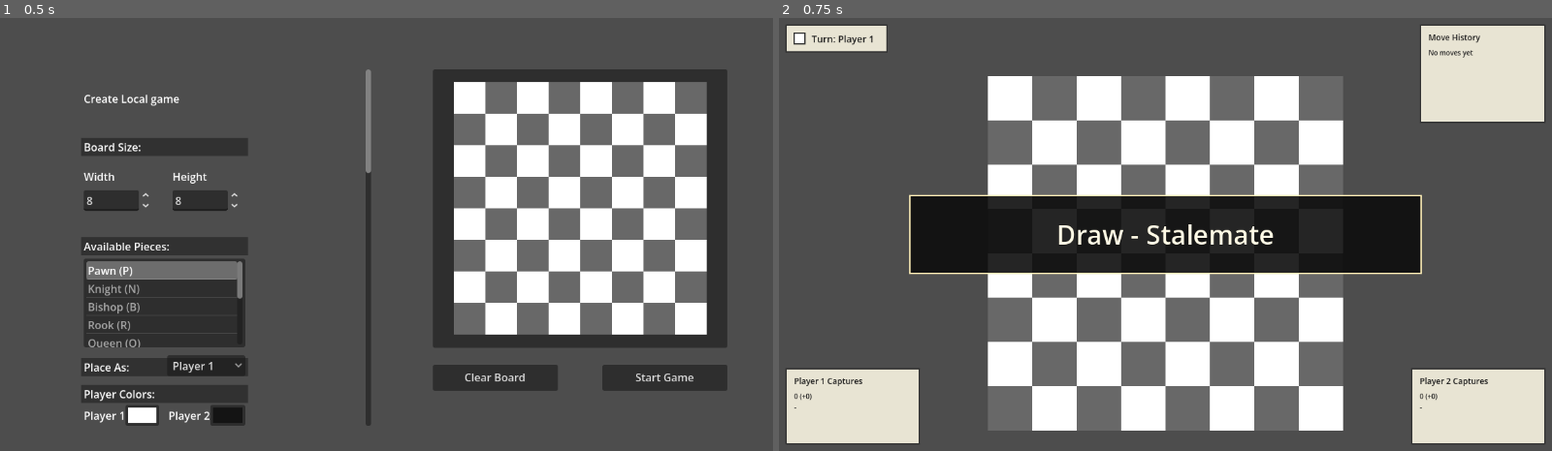
Above: before the commit, frames 1-2 (left to right).
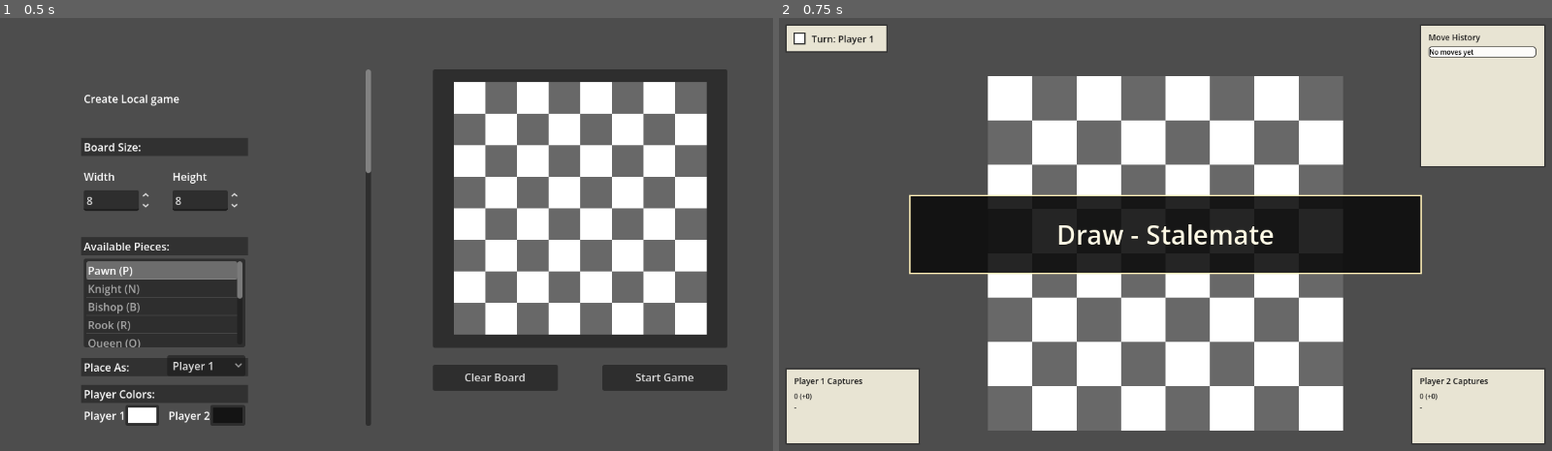
Above: after the commit, the same moments.

Repository: LeoHolman/chesslike
Game: Godot game, scene res://Scenes/LocalGameMenu.tscn
Same seed, same stepped clock (60 frames per second), same inputs: the game is played once before the commit and once after it.
Inputs:
- Up to frame 1 (0.5 s): no input
- Up to frame 2 (0.75 s): click "Start Game" at 0.5 s

Frame 1 is identical in both runs. In frame 2, 2.1% of the frame differs, in the area x 82-100%, y 6-35%.

Commit message:
style: recolor move history and visual tweaks

Diff:
--- a/Scripts/local_game.gd
+++ b/Scripts/local_game.gd
@@ -493,11 +493,13 @@
 		TURN_INDICATOR_PADDING
 	)
 	var banner_style = _status_feedback_style(status_message)
+	var background_color: Color = banner_style.get("background", _player_color(current_turn))
+	var text_color = _high_contrast_text_color(background_color)
 
 	var background = ColorRect.new()
 	background.position = panel_position
 	background.size = Vector2(panel_width, panel_height)
-	background.color = banner_style.get("background", Color(0.22, 0.08, 0.08, 0.9))
+	background.color = background_color
 	background.mouse_filter = Control.MOUSE_FILTER_IGNORE
 	add_child(background)
 
@@ -511,31 +513,29 @@
 	feedback_label.autowrap_mode = TextServer.AUTOWRAP_WORD_SMART
 	feedback_label.text = status_message
 	feedback_label.add_theme_font_size_override("font_size", _hud_font_size(0.2, 15, 26))
-	feedback_label.add_theme_color_override("font_color", banner_style.get("text", Color(1.0, 0.96, 0.9, 1.0)))
-	feedback_label.add_theme_constant_override("outline_size", 2)
-	feedback_label.add_theme_color_override("font_outline_color", Color(0.0, 0.0, 0.0, 1.0))
+	feedback_label.add_theme_color_override("font_color", text_color)
+	feedback_label.add_theme_constant_override("outline_size", 0)
 	feedback_label.mouse_filter = Control.MOUSE_FILTER_IGNORE
 	add_child(feedback_label)
 
 func _status_feedback_style(message: String) -> Dictionary:
+	var owner = _status_message_owner(message)
+	var background = _player_color(owner)
+	background.a = 0.92
+	var border = _high_contrast_text_color(background)
+	border.a = 0.95
+	return {
+		"background": background,
+		"border": border
+	}
+
+func _status_message_owner(message: String) -> String:
 	var lower_message = message.to_lower()
-	if lower_message.find("check") != -1:
-		return {
-			"background": Color(0.42, 0.12, 0.08, 0.92),
-			"border": Color(1.0, 0.78, 0.44, 1.0),
-			"text": Color(1.0, 0.95, 0.84, 1.0)
-		}
-	if lower_message.find("limit") != -1 or lower_message.find("blocked") != -1:
-		return {
-			"background": Color(0.46, 0.08, 0.08, 0.92),
-			"border": Color(1.0, 0.62, 0.62, 1.0),
-			"text": Color(1.0, 0.9, 0.9, 1.0)
-		}
-	return {
-		"background": Color(0.08, 0.2, 0.36, 0.9),
-		"border": Color(0.66, 0.84, 1.0, 1.0),
-		"text": Color(0.92, 0.97, 1.0, 1.0)
-	}
+	if lower_message.find("player 2") != -1:
+		return "black"
+	if lower_message.find("player 1") != -1:
+		return "white"
+	return current_turn
 
 
 func _draw_captured_pieces_panels() -> void:
@@ -689,34 +689,100 @@
 	return valid_squares
 
 func _draw_move_history_panel() -> void:
-	var recent_moves: Array[String] = []
+	var history_lines: Array[String] = []
 	if move_history.is_empty():
-		recent_moves.append("No moves yet")
+		history_lines.append("No moves yet")
 	else:
-		var move_lines = 4 if _is_tiny_board() else 6
-		var start_index = max(move_history.size() - move_lines, 0)
-		for index in range(start_index, move_history.size()):
-			recent_moves.append(move_history[index])
-
-	var panel_height = max(tile_size * 2.2, 110.0)
-	if recent_moves.size() > 4:
-		panel_height = max(panel_height, 34.0 + recent_moves.size() * 15.0)
+		for index in range(move_history.size()):
+			history_lines.append("%d. %s" % [index + 1, move_history[index]])
+
 	var viewport_size = get_viewport_rect().size
 	var panel_width = clampf(max(tile_size * 2.8, 180.0), 180.0, max(210.0, min(viewport_size.x * 0.36, 320.0)))
-	panel_height = clampf(panel_height, 95.0, max(120.0, min(viewport_size.y * 0.34, 210.0)))
+	var panel_height = clampf(max(tile_size * 3.2, 180.0), 170.0, max(210.0, min(viewport_size.y * 0.56, 420.0)))
 	if _is_tiny_board():
 		panel_width = clampf(panel_width, 168.0, min(viewport_size.x * 0.30, 240.0))
-		panel_height = clampf(panel_height, 88.0, min(viewport_size.y * 0.26, 150.0))
+		panel_height = clampf(panel_height, 132.0, min(viewport_size.y * 0.42, 260.0))
 	var panel_position = Vector2(
 		viewport_size.x - panel_width - TURN_INDICATOR_PADDING,
 		TURN_INDICATOR_PADDING
 	)
-	_draw_hud_panel(
-		panel_position,
-		Vector2(panel_width, panel_height),
-		"Move History",
-		recent_moves
-	)
+
+	var panel_size = Vector2(panel_width, panel_height)
+	var background = ColorRect.new()
+	background.position = panel_position
+	background.size = panel_size
+	background.color = TURN_INDICATOR_BACKGROUND
+	background.mouse_filter = Control.MOUSE_FILTER_IGNORE
+	add_child(background)
+	add_child(_create_indicator_border(panel_position, panel_size))
+
+	var title_label = Label.new()
+	title_label.position = panel_position + Vector2(TURN_INDICATOR_PADDING, TURN_INDICATOR_PADDING - 2.0)
+	title_label.size = Vector2(panel_size.x - TURN_INDICATOR_PADDING * 2.0, 20.0)
+	title_label.text = "Move History"
+	title_label.add_theme_font_size_override("font_size", _hud_font_size(0.17, 12, 16))
+	title_label.add_theme_color_override("font_color", Color(0.1, 0.1, 0.1))
+	title_label.mouse_filter = Control.MOUSE_FILTER_IGNORE
+	add_child(title_label)
+
+	var scroll = ScrollContainer.new()
+	scroll.position = panel_position + Vector2(TURN_INDICATOR_PADDING, TURN_INDICATOR_PADDING + 20.0)
+	scroll.size = panel_size - Vector2(TURN_INDICATOR_PADDING * 2.0, TURN_INDICATOR_PADDING * 2.0 + 22.0)
+	scroll.horizontal_scroll_mode = ScrollContainer.SCROLL_MODE_DISABLED
+	scroll.vertical_scroll_mode = ScrollContainer.SCROLL_MODE_AUTO
+	add_child(scroll)
+
+	var content = VBoxContainer.new()
+	content.size_flags_horizontal = Control.SIZE_EXPAND_FILL
+	content.size_flags_vertical = Control.SIZE_EXPAND_FILL
+	content.add_theme_constant_override("separation", 2)
+	scroll.add_child(content)
+
+	for index in range(history_lines.size()):
+		var line = history_lines[index]
+		var owner = _history_entry_owner(index, line)
+		var row_background = _player_color(owner)
+		row_background.a = 0.88
+		var row_border = _high_contrast_text_color(row_background)
+		row_border.a = 0.9
+
+		var row_panel = PanelContainer.new()
+		row_panel.size_flags_horizontal = Control.SIZE_EXPAND_FILL
+		var row_style = StyleBoxFlat.new()
+		row_style.bg_color = row_background
+		row_style.set_corner_radius_all(4)
+		if row_border.a > 0.0:
+			row_style.border_width_left = 1
+			row_style.border_width_top = 1
+			row_style.border_width_right = 1
+			row_style.border_width_bottom = 1
+			row_style.border_color = row_border
+		row_panel.add_theme_stylebox_override("panel", row_style)
+		content.add_child(row_panel)
+
+		var line_label = Label.new()
+		line_label.size_flags_horizontal = Control.SIZE_EXPAND_FILL
+		line_label.autowrap_mode = TextServer.AUTOWRAP_WORD_SMART
+		line_label.text = line
+		line_label.add_theme_font_size_override("font_size", _hud_font_size(0.14, 10, 14))
+		line_label.add_theme_color_override("font_color", _high_contrast_text_color(row_background))
+		line_label.add_theme_constant_override("outline_size", 0)
+		row_panel.add_child(line_label)
+
+func _history_entry_owner(entry_index: int, entry_line: String) -> String:
+	var lower_line = entry_line.to_lower()
+	if lower_line.find("player 2") != -1:
+		return "black"
+	if lower_line.find("player 1") != -1:
+		return "white"
+	if lower_line == "no moves yet":
+		return "white"
+	return "white" if entry_index % 2 == 0 else "black"
+
+func _high_contrast_text_color(background: Color) -> Color:
+	if _color_luma(background) < 0.5:
+		return Color(1.0, 1.0, 1.0, 1.0)
+	return Color(0.0, 0.0, 0.0, 1.0)
 
 func _draw_game_over_banner() -> void:
 	if not game_over or status_message == "":
@@ -1026,13 +1092,11 @@
 	captured_pieces[capturing_color] = piece_list
 
 func _record_move(moving_piece: Dictionary, from_square: Vector2i, to_square: Vector2i, captured_piece: Dictionary, move_info: Dictionary) -> void:
-	var move_number = move_history.size() + 1
 	if bool(move_info.get("is_castling", false)):
 		var castling_notation = "O-O"
 		if to_square.x < from_square.x:
 			castling_notation = "O-O-O"
-		move_history.append("%d. %s %s" % [
-			move_number,
+		move_history.append("%s | %s" % [
 			_display_color(str(moving_piece.get("color", "white"))),
 			castling_notation
 		])
@@ -1053,8 +1117,7 @@
 	if bool(move_info.get("is_en_passant", false)):
 		en_passant_suffix = " e.p."
 
-	move_history.append("%d. %s %s %s%s%s%s%s" % [
-		move_number,
+	move_history.append("%s | %s %s%s%s%s%s" % [
 		_display_color(str(moving_piece.get("color", "white"))),
 		_get_piece_symbol(str(moving_piece.get("piece_id", ""))),
 		_square_to_notation(from_square),
@@ -1157,8 +1220,7 @@
 	pool_contents.remove_at(remove_index)
 	drop_pools[current_turn] = pool_contents
 	_add_piece(target_square, selected_drop_piece_id, current_turn)
-	move_history.append("%d. %s drops %s @ %s" % [
-		move_history.size() + 1,
+	move_history.append("%s | drops %s @ %s" % [
 		_display_color(current_turn),
 		_get_piece_symbol(selected_drop_piece_id),
 		_square_to_notation(target_square)
Not shown, changed: ideas.md
